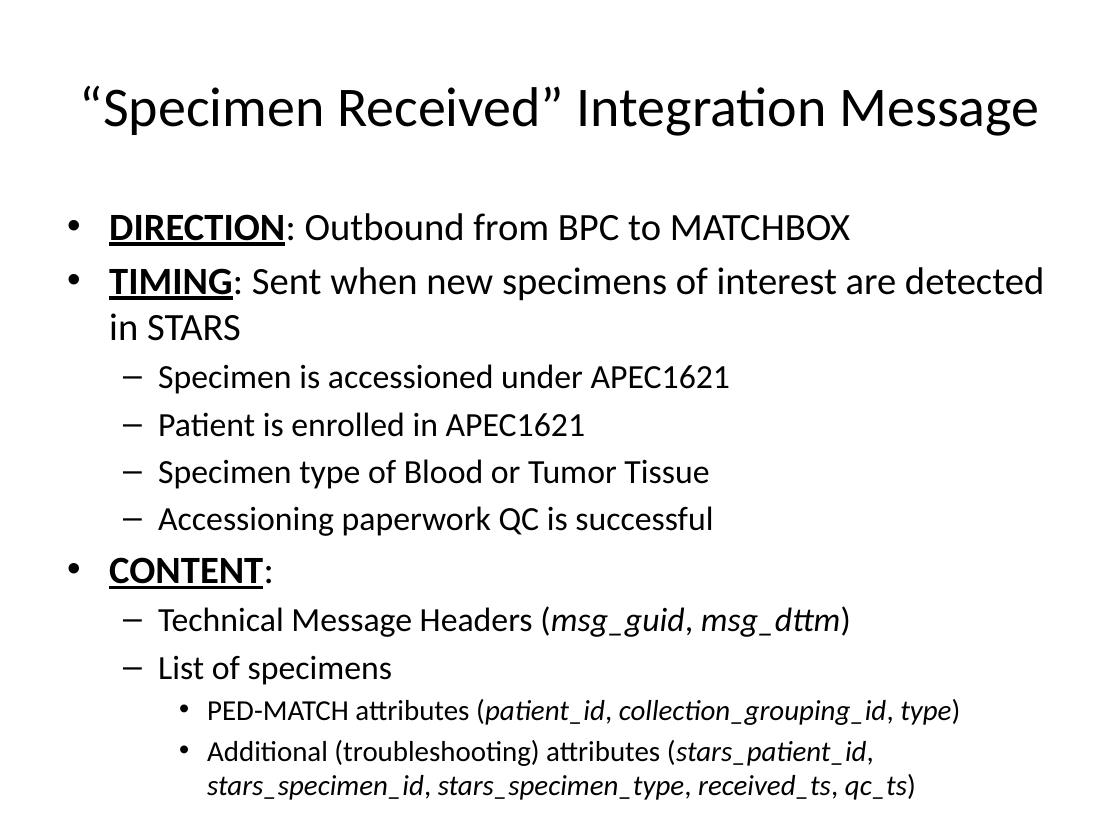
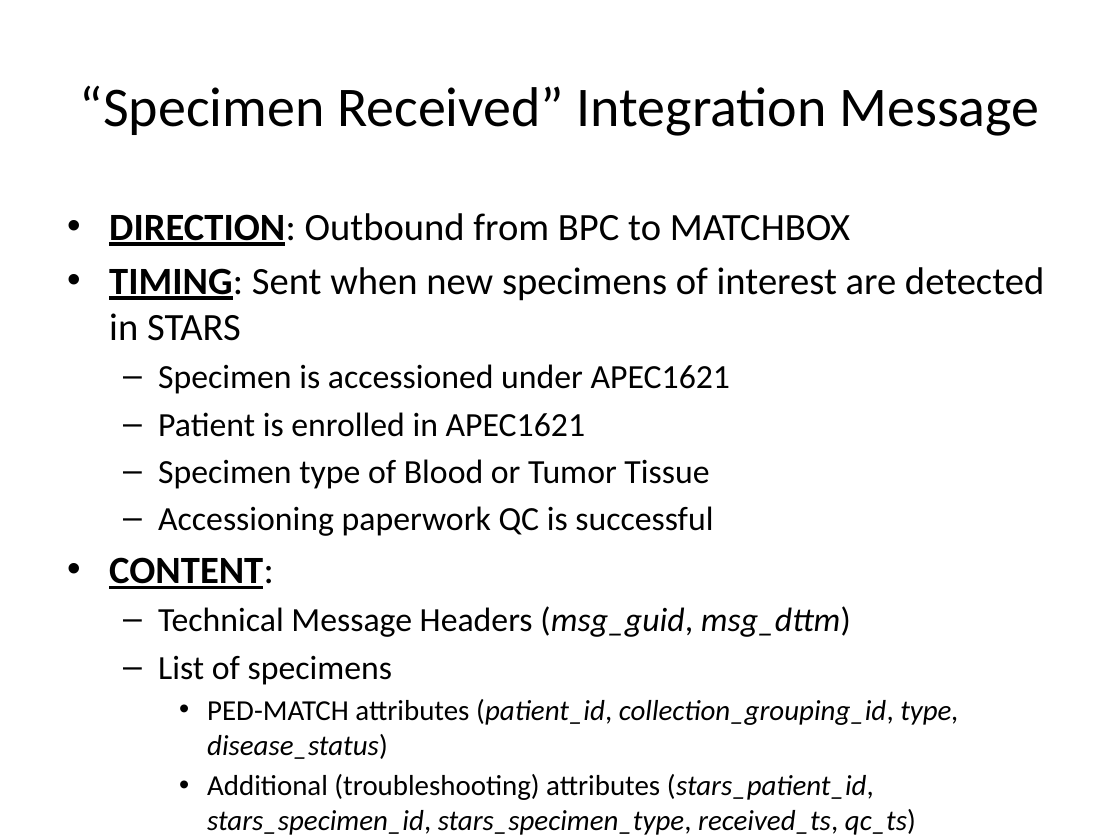
Before and after one commit to NCH-BPC-Informatics/pedmatch-arch-docs, a slide deck: slide 6 of NCH-PEDMATCH - Integration Walkthrough.pptx (slide 3 before the commit). Drawn at 1120x840 pixels with LibreOffice and Linux fonts; fonts in the diff are those of the drawing. Boxes give left, top, right and bottom in pixels: in the first picture for what was removed or moved away, otherwise in the second. Text is boxed around its words. In the diff, an @@ line names an element or a change of style, - is before the commit and + after.

Commit message:
Revisions per HLD re: tracking specimen disease status

```diff
--- a/NCH-PEDMATCH - Integration Walkthrough.pptx
+++ b/NCH-PEDMATCH - Integration Walkthrough.pptx
@@ text at [207,699,958,759]: text changed @@
-    • PED-MATCH attributes (patient_id, collection_grouping_id, type)
+    • PED-MATCH attributes (patient_id, collection_grouping_id, type, disease_status)
```
Also in this commit, not shown: 2 other slides changed, 4 slides added, 4 slides removed, 3 other files.
